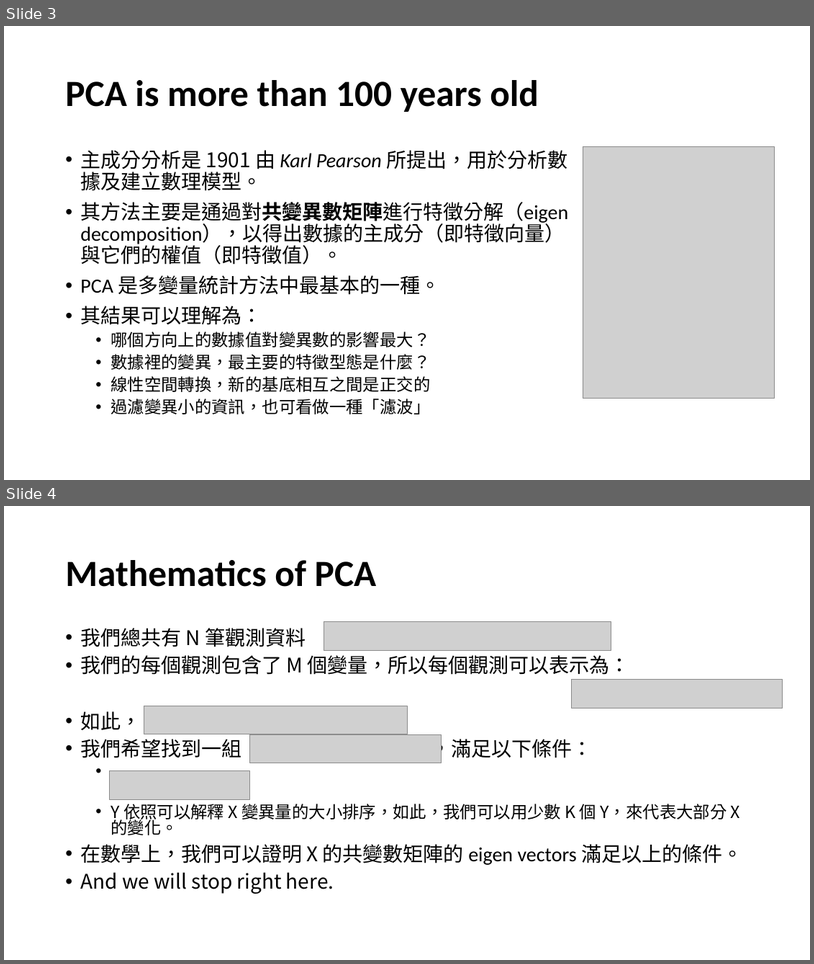
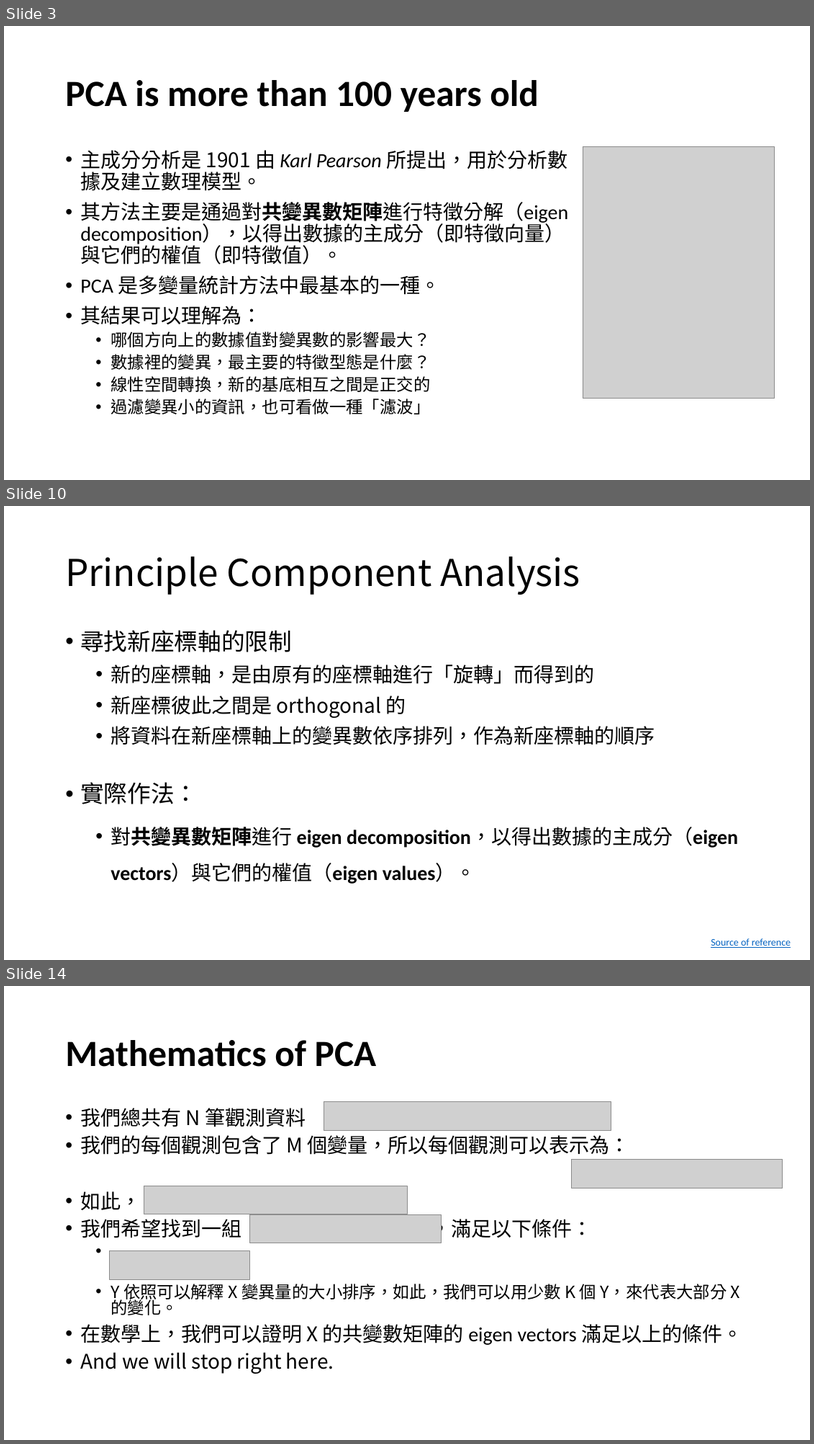
Before and after one commit to tingsyo/course_2020Q3_representation_learning, a slide deck: notebooks/02_PCA_andits_variations.pptx. Shown one above the other, each under a label of ours: slides 3 and 4 before the commit, slides 3, 10 and 14 after it; the slides between them are not shown. The pictures are 814x964 and 814x1444 pixels, drawn with LibreOffice and Linux fonts; fonts in the diff are those of the drawing; grey boxes stand for pictures. Boxes give left, top, right and bottom in pixels: in the first picture for what was removed or moved away, otherwise in the second. Text is boxed around its words. In the diff, an @@ line names an element or a change of style, - is before the commit and + after.

```diff
--- a/notebooks/02_PCA_andits_variations.pptx
+++ b/notebooks/02_PCA_andits_variations.pptx
@@ slide 10 added at [4,506,810,960], background #FFFFFF @@
@@ title added at [65,556,581,595], 44 pt, text #000000 @@
+Principle Component Analysis
@@ text added at [80,630,738,883], 24 pt, text #000000 @@
+• 尋找新座標軸的限制
+  • 新的座標軸，是由原有的座標軸進行「旋轉」而得到的
+  • 新座標彼此之間是 orthogonal 的
+  • 將資料在新座標軸上的變異數依序排列，作為新座標軸的順序
+• 實際作法：
+  • 對共變異數矩陣進行 eigen decomposition，以得出數據的主成分（eigen vectors）與它們的權值（eigen values）。
@@ text added at [711,938,791,947], 12 pt, text #0563C1, underline @@
+Source of reference
@@ what was slide 4 is now slide 14 @@
```
Also in this commit, not shown: 12 other slides added, 1 slide removed, 4 other files.
